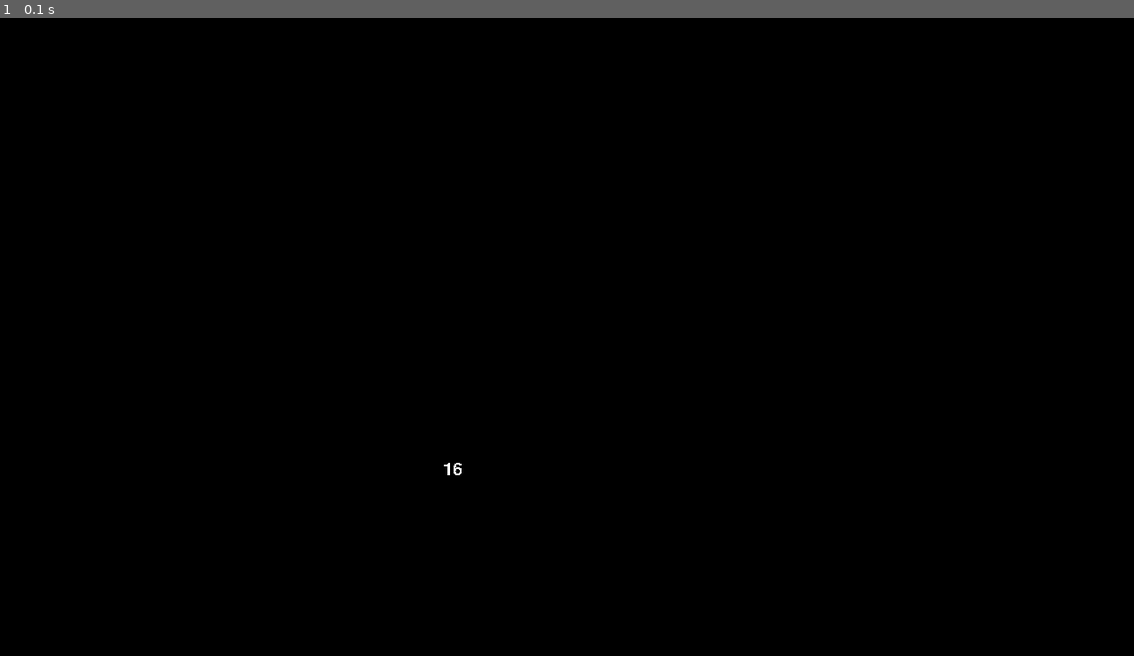
Above: before the commit, frame 1.
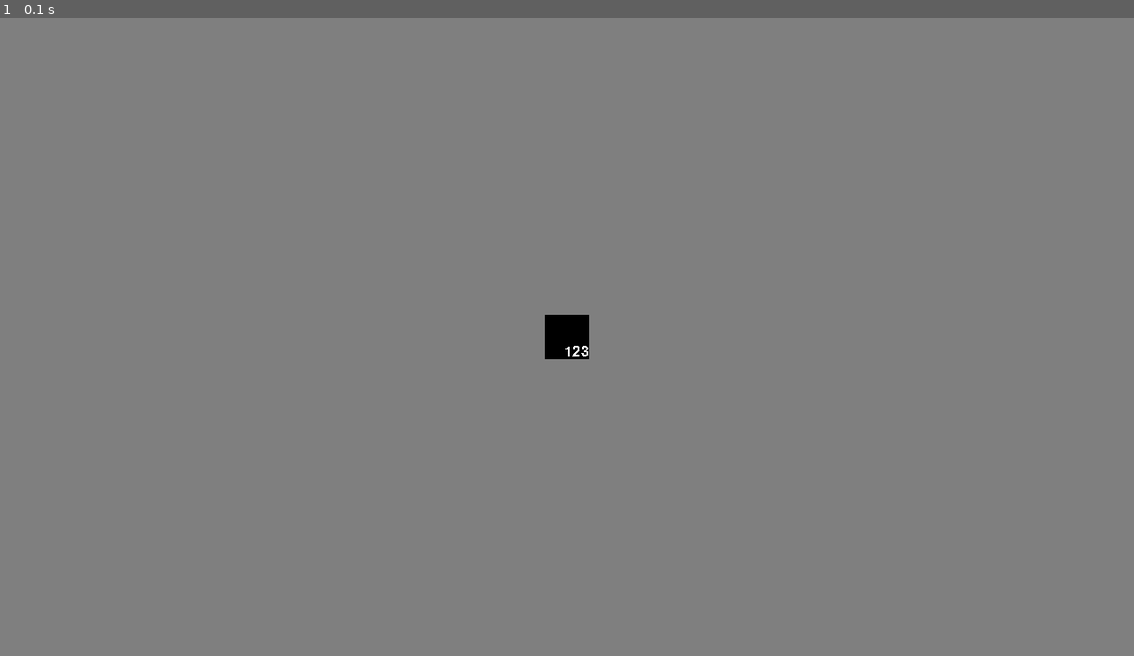
Above: after the commit, the same moment.

Repository: Cosy-sweater/pygame_base
Game: pygame game, started from main.py
Same seed, same stepped clock (60 frames per second), same inputs: the game is played once before the commit and once after it.
Inputs:
- Up to frame 1 (0.1 s): no input

The runs differ from the first frame. In frame 1, 100% of the frame differs, in the area x 0-100%, y 0-100%.

Commit message:
meet the amazing primitive button

Diff:
--- a/GUI.py
+++ b/GUI.py
@@ -1,7 +1,7 @@
 import pygame
 from pygame.locals import *
 from typing import Union
-from comon import Node
+from comon import Node, App
 
 import sys
 
@@ -27,10 +27,10 @@
                 return item
         sys.stderr.write(f"No Text object found with id({obj_id})\n")
 
-    def __init__(self, text: str, pos: (int, int) = (0, 0), font: Union[str] = None,
+    def __init__(self, app: App, text: str = "", pos: (int, int) = (0, 0), font: Union[str] = None,
                  font_size: int = 16, font_color: (int, int, int) = (0, 0, 0),
                  anchor="topleft", **other):
-        self.app = None
+        self.app = app
         self.id = Text.id
         Text.id += 1
         Text.text_objects.append(self)
@@ -40,15 +40,16 @@
         self.font_size = font_size
         self.font_color = font_color
         self.pos = pos
+        self.anchor = anchor
 
-        self.text_surface = self.font.render(self.text, False, self.font_color)
-        self.rect = self.text_surface.get_rect()
-        self.rect = self.rect.move(*self.pos)
+        self.text_surface = None
+        self.rect = None
+        self.update_object()
 
     def update_object(self):
         self.text_surface = self.font.render(self.text, False, self.font_color)
         self.rect = self.text_surface.get_rect()
-        self.rect.move_ip(*self.pos)
+        exec(f"self.rect.{self.anchor} = self.pos")
 
     def draw(self) -> None:
         self.app.screen.blit(self.text_surface, self.rect)
@@ -57,10 +58,66 @@
         return f"Text({self.text}, {self.id})"
 
 
-if __name__ == "__main__":
-    Text("1")
-    Text("2")
-    Text("text")
-    print(Text.get_by_id(2))
-    Text.delete_by_id(2)
-    print(Text.get_by_id(2))
+class FPSCounter(Text):
+    def __init__(self, *args, **kwargs):
+        super().__init__(*args, **kwargs)
+
+    def update(self, *args):
+        self.text = str(int(self.app.get_fps()))
+        self.update_object()
+
+
+class Button(Node):
+    id = 0
+    button_objects = []
+
+    @classmethod
+    def delete_by_id(cls, obj_id):
+        for item in Button.button_objects:
+            if item.id == obj_id:
+                Text.text_objects.remove(item)
+                del item
+                break
+
+    @classmethod
+    def get_by_id(cls, obj_id):
+        for item in Button.button_objects:
+            if item.id == obj_id:
+                return item
+        sys.stderr.write(f"No Button object found with id({obj_id})\n")
+
+    def __init__(self, app: App, text: Text = "", pos: (int, int) = (0, 0), surface: pygame.Surface = None,
+                 anchor="topleft", text_anchor="center", command=lambda *_: None):
+        self.app = app
+        self.id = Button.id
+        Button.id += 1
+        Button.button_objects.append(self)
+
+        self.surface = surface
+        self.pos = pos
+        self.anchor = anchor
+        self.text_anchor = text_anchor
+        if type(text) is Text:
+            self.text = text
+        else:
+            raise TypeError("Button only takes Text objects as text argument")
+        self.command = command
+
+        self.rect = None
+        self.update_object()
+
+    def update_object(self):
+        self.rect = self.surface.get_rect()
+        self.text.anchor = self.text_anchor
+        self.text.pos = self.pos
+        exec(f"self.rect.{self.anchor} = self.pos")
+        exec(f"self.text.rect.{self.text_anchor} = self.rect.{self.text_anchor}")
+
+    def update(self, events, dt) -> None:
+        for event in events:
+            if event.type == pygame.MOUSEBUTTONDOWN and self.rect.collidepoint(pygame.mouse.get_pos()):
+                exec(self.command)
+
+    def draw(self) -> None:
+        self.app.screen.blit(self.surface, self.rect)
+        self.text.draw()
--- a/comon.py
+++ b/comon.py
@@ -2,18 +2,17 @@
 
 import pygame
 from pygame.locals import *
-from typing import Union
 
 
 class Scene:
     id = 0
 
-    def __init__(self, nodes: tuple["Node"] = ()):
-        self.app = None
+    def __init__(self, app: App, nodes: tuple["Node"] = ()):
+        self.app = app
         self._id = Scene.id
         Scene.id += 1
 
-        self.nodes = []
+        self.__nodes = []
         self.add_nodes(nodes)
 
     def get_info(self) -> dict:
@@ -23,22 +22,16 @@
         return self._id
 
     def add_node(self, node: "Node"):
-        print(self.app)
-        node.set_app(self.app)
-        self.nodes.append(node)
+        self.__nodes.append(node)
 
     def add_nodes(self, nodes: list | tuple["Node"]):
-        [node.set_app(self.app) for node in nodes]
-        self.nodes.extend(nodes)
-
-    def set_app(self, app: "App"):
-        print(self.app)
-        self.app = app
+        self.__nodes.extend(nodes)
 
     def update(self, events, dt):
-        for node in self.nodes:
-            node.update(dt)
-        for node in self.nodes:
+        self.app.screen.fill((127, 127, 127))
+        for node in self.__nodes:
+            node.update(events, dt)
+        for node in self.__nodes:
             node.draw()
 
 
@@ -51,6 +44,8 @@
 
         pygame.init()
         self.screen = pygame.display.set_mode((200, 100))
+
+        self._fps = 0
 
     def run(self):
         fps = 90
@@ -67,14 +62,17 @@
 
             pygame.display.flip()
             deltaTime = clock.tick(fps)
-
+            self._fps = clock.get_fps()
 
         pygame.quit()
+
+    def get_fps(self):
+        return self._fps
+
 
     def add_scene(self, scene: Scene):
         if type(scene) is not Scene:
             raise TypeError("Can not add not Scene object to app scenes")
-        scene.set_app(self)
         self._scenes.append(scene)
 
     def set_scene(self, scene_id: int):
@@ -98,11 +96,8 @@
 
 
 class Node:
-    def update(self, *args) -> None:
+    def update(self, events, dt) -> None:
         pass
 
     def draw(self) -> None:
         pass
-
-    def set_app(self, app):
-        self.app = app
--- a/main.py
+++ b/main.py
@@ -5,9 +5,16 @@
 
 app = comon.App()
 app.set_window_mode((0, 0), pygame.FULLSCREEN)
-t = comon.Scene()
+t = comon.Scene(app=app)
 app.add_scene(t)
-t.add_node(GUI.Text("16", font_color=(255, 255, 255), pos=(500, 500), font_size=30))
+t.add_node(GUI.Button(app=app,
+                      text=GUI.Text(app=app, text="123", font_size=24, font_color=(255, 255, 255)),
+                      pos=app.screen.get_rect().center,
+                      surface=pygame.Surface((50, 50)),
+                      anchor="center",
+                      text_anchor="bottomright",
+                      command="print(1)"
+                      ))
 app.set_scene(0)
 
 app.run()
